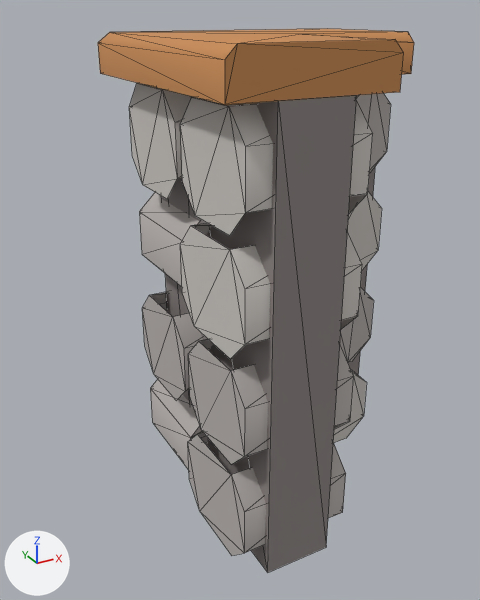
One commit to the glTF model assets/models/props/zoo_wall_corner.glb: the scene before it, then after it.
One viewpoint serves both versions: a 50 mm camera at (-1.52, -3.15, 2.61) aimed at (0.19, -0.04, 1.06). Lighting does not change. The marker at lower left points along +X, +Y and +Z. The older version comes first. Mesh edges are drawn as thin lines. Vertices at exactly the same position are counted once.

Names of what the first picture shows: 'zoo_wall_corner'.
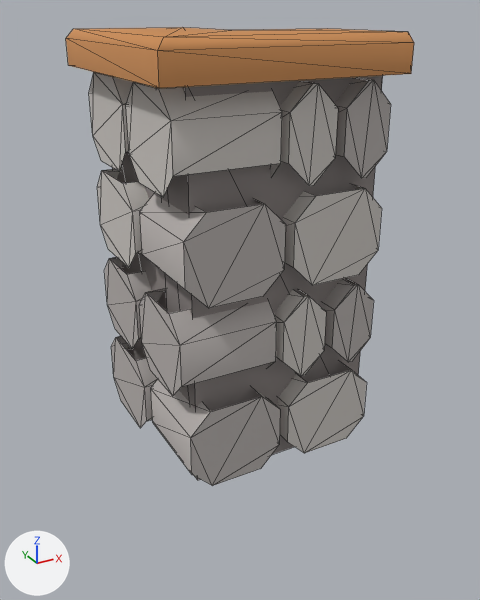
Pixel boxes [x1, y1, x2, y2] of what changed, in the pictures (480 x 600 px; the box of a moved part takes in the faces that stretch with it):
'zoo_wall_corner', reshaped (10% wider, 15% shorter)
    before: [98, 29, 414, 572]
    after: [66, 27, 414, 486]
part 1 of me_zoo_wall_corner, moved or reshaped
    before: [189, 95, 357, 572]
    after: [112, 87, 167, 361]
part 2 of me_zoo_wall_corner, moved or reshaped
    before: [188, 432, 346, 556]
    after: [111, 336, 157, 428]
part 3 of me_zoo_wall_corner, moved or reshaped
    before: [142, 291, 203, 400]
    after: [139, 289, 277, 396]
part 4 of me_zoo_wall_corner, moved or reshaped
    before: [188, 339, 354, 464]
    after: [104, 257, 152, 348]
part 5 of me_zoo_wall_corner, moved or reshaped
    before: [180, 223, 362, 359]
    after: [97, 169, 149, 267]
part 6 of me_zoo_wall_corner, moved or reshaped
    before: [129, 83, 191, 199]
    after: [126, 82, 282, 197]
part 7 of me_zoo_wall_corner, moved or reshaped
    before: [180, 97, 373, 236]
    after: [89, 72, 133, 171]
part 8 of me_zoo_wall_corner, moved or reshaped
    before: [98, 29, 414, 105]
    after: [66, 27, 414, 88]

Patch to the scene script:
```diff
--- a/assets/models/props/zoo_wall_corner.glb.py
+++ b/assets/models/props/zoo_wall_corner.glb.py
@@ me_zoo_wall_corner @@
 # used by ob_zoo_wall_corner; location = (0.0, 0.0, 0.0)
-me_zoo_wall_corner.from_pydata(...)  # 258 vertices, 328 faces; spans x -0.4..1.0, y -1.0..0.4, z 0.0..2.5
-me_zoo_wall_corner.vertices[246].co = (0.4, -0.4, 2.3)
-me_zoo_wall_corner.vertices[247].co = (0.4, -0.4, 2.45)
-me_zoo_wall_corner.vertices[248].co = (0.35, -0.35, 2.5)  # pixel (302, 34)
-me_zoo_wall_corner.vertices[249].co = (-0.35, 0.35, 2.5)  # pixel (109, 32)
-me_zoo_wall_corner.vertices[250].co = (-0.4, 0.4, 2.45)  # pixel (97, 42)
-me_zoo_wall_corner.vertices[251].co = (-0.4, 0.4, 2.3)  # pixel (100, 73)
-me_zoo_wall_corner.vertices[252].co = (0.4, -1.0, 2.3)  # pixel (400, 92)
-me_zoo_wall_corner.vertices[253].co = (0.4, -1.0, 2.45)  # pixel (403, 52)
-me_zoo_wall_corner.vertices[254].co = (0.35, -1.0, 2.5)  # pixel (395, 39)
-me_zoo_wall_corner.vertices[255].co = (-0.35, -1.0, 2.5)  # pixel (237, 43)
-me_zoo_wall_corner.vertices[256].co = (-0.4, -1.0, 2.45)  # pixel (224, 59)
-me_zoo_wall_corner.vertices[257].co = (-0.4, -1.0, 2.3)  # pixel (224, 104)
+me_zoo_wall_corner.from_pydata(...)  # 258 vertices, 328 faces; spans x -0.4..1.0, y -0.4..1.0, z 0.0..2.5
+# me_zoo_wall_corner part 1: the loose piece of 8 vertices spanning x -0.18..0.18, y -1.0..-0.18, z 0.0..2.3 is moved by (0.0, 1.18, 0.0)
+# me_zoo_wall_corner part 2: the loose piece of 16 vertices spanning x -0.3..0.3, y -0.97..-0.33, z 0.03..0.55 is turned 180 degrees about the z axis through the mesh origin
+# me_zoo_wall_corner part 3: the loose piece of 16 vertices spanning x -0.3..0.3, y -0.32..0.27, z 0.61..1.12 is turned 180 degrees about the z axis through the mesh origin
+# me_zoo_wall_corner part 4: the loose piece of 16 vertices spanning x -0.3..0.3, y -0.97..-0.38, z 0.61..1.12 is turned 180 degrees about the z axis through the mesh origin
+# me_zoo_wall_corner part 5: the loose piece of 16 vertices spanning x -0.3..0.3, y -0.97..-0.33, z 1.18..1.7 is turned 180 degrees about the z axis through the mesh origin
+# me_zoo_wall_corner part 6: the loose piece of 16 vertices spanning x -0.3..0.3, y -0.32..0.27, z 1.75..2.27 is turned 180 degrees about the z axis through the mesh origin
+# me_zoo_wall_corner part 7: the loose piece of 16 vertices spanning x -0.3..0.3, y -0.97..-0.38, z 1.75..2.27 is turned 180 degrees about the z axis through the mesh origin
+# me_zoo_wall_corner part 8
+me_zoo_wall_corner.vertices[246].co = (-0.4, -0.4, 2.3)  # pixel (159, 88)
+me_zoo_wall_corner.vertices[247].co = (-0.4, -0.4, 2.45)  # pixel (157, 50)
+me_zoo_wall_corner.vertices[248].co = (-0.35, -0.35, 2.5)  # pixel (163, 37)
+me_zoo_wall_corner.vertices[249].co = (0.35, 0.35, 2.5)  # pixel (231, 30)
+me_zoo_wall_corner.vertices[250].co = (0.4, 0.4, 2.45)
+me_zoo_wall_corner.vertices[251].co = (0.4, 0.4, 2.3)
+me_zoo_wall_corner.vertices[252].co = (-0.4, 1.0, 2.3)  # pixel (68, 65)
+me_zoo_wall_corner.vertices[253].co = (-0.4, 1.0, 2.45)  # pixel (65, 38)
+me_zoo_wall_corner.vertices[254].co = (-0.35, 1.0, 2.5)  # pixel (73, 28)
+me_zoo_wall_corner.vertices[255].co = (0.35, 1.0, 2.5)  # pixel (182, 27)
+me_zoo_wall_corner.vertices[256].co = (0.4, 1.0, 2.45)
+me_zoo_wall_corner.vertices[257].co = (0.4, 1.0, 2.3)
 me_zoo_wall_corner.materials.append(mat_palette)
```
